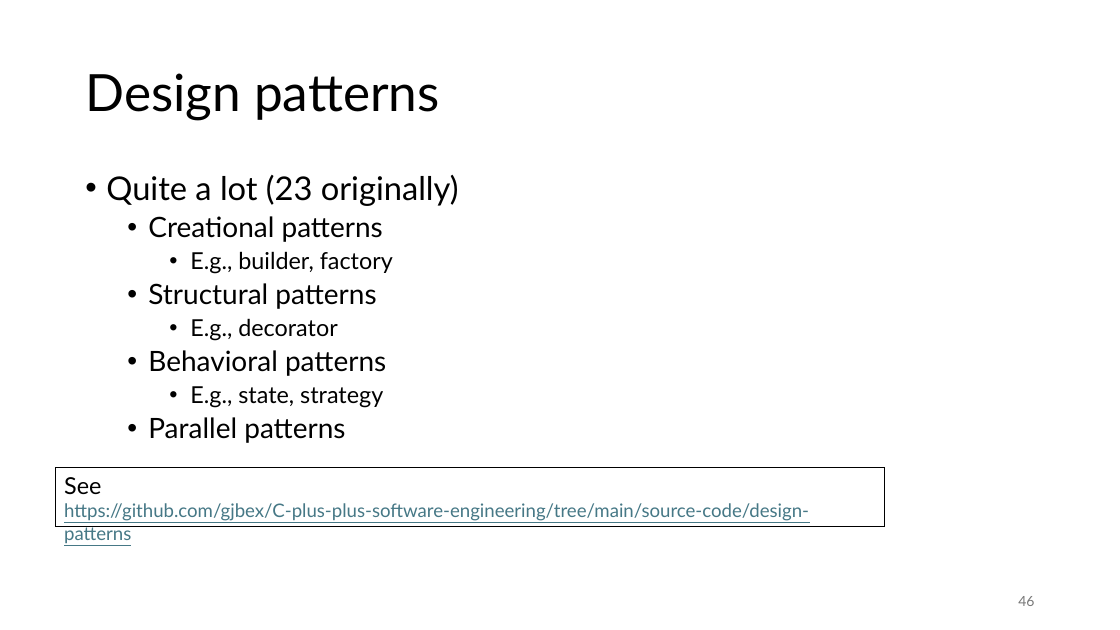
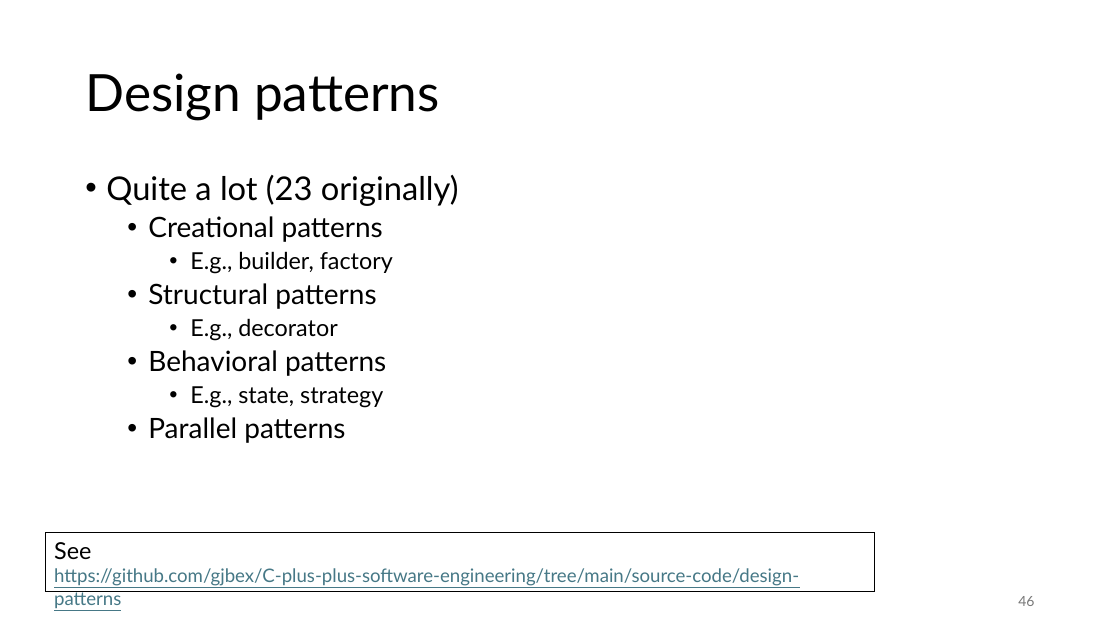
Before and after one commit to gjbex/C-plus-plus-software-engineering, a slide deck: slide 46 of cpp_software_engineering.pptx. Drawn at 1120x630 pixels with LibreOffice and Linux fonts; fonts in the diff are those of the drawing. Boxes give left, top, right and bottom in pixels: in the first picture for what was removed or moved away, otherwise in the second. Text is boxed around its words. In the diff, an @@ line names an element or a change of style, - is before the commit and + after.

Commit message:
Fix formatting

```diff
--- a/cpp_software_engineering.pptx
+++ b/cpp_software_engineering.pptx
@@ rectangle "See": place and size @@
-rectangle "See" at [56, 467, 886, 527]
+rectangle "See" at [46, 532, 875, 592]
```
